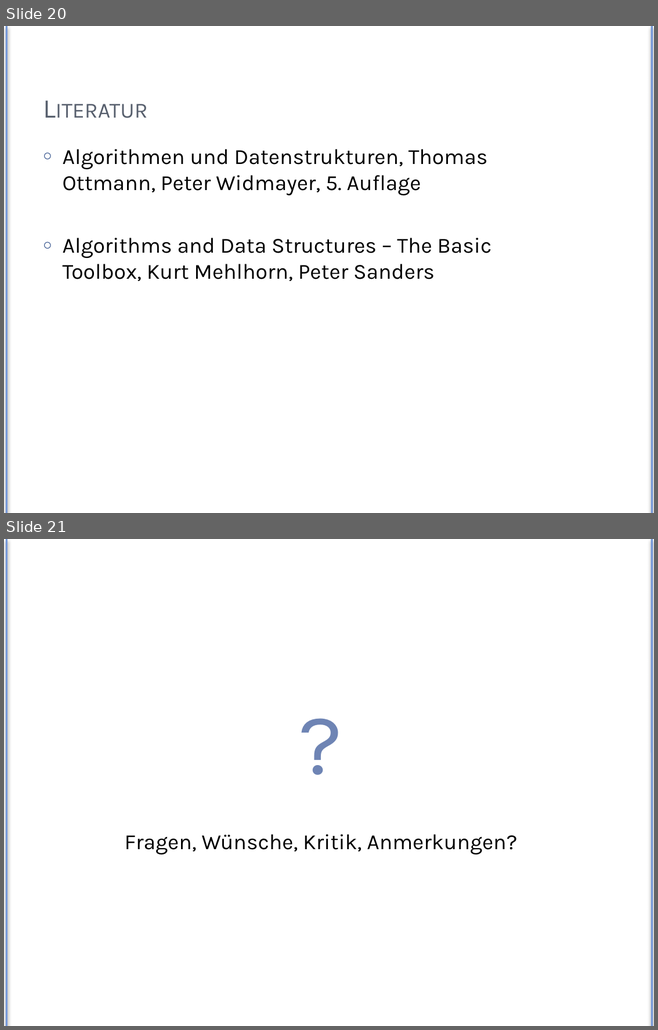
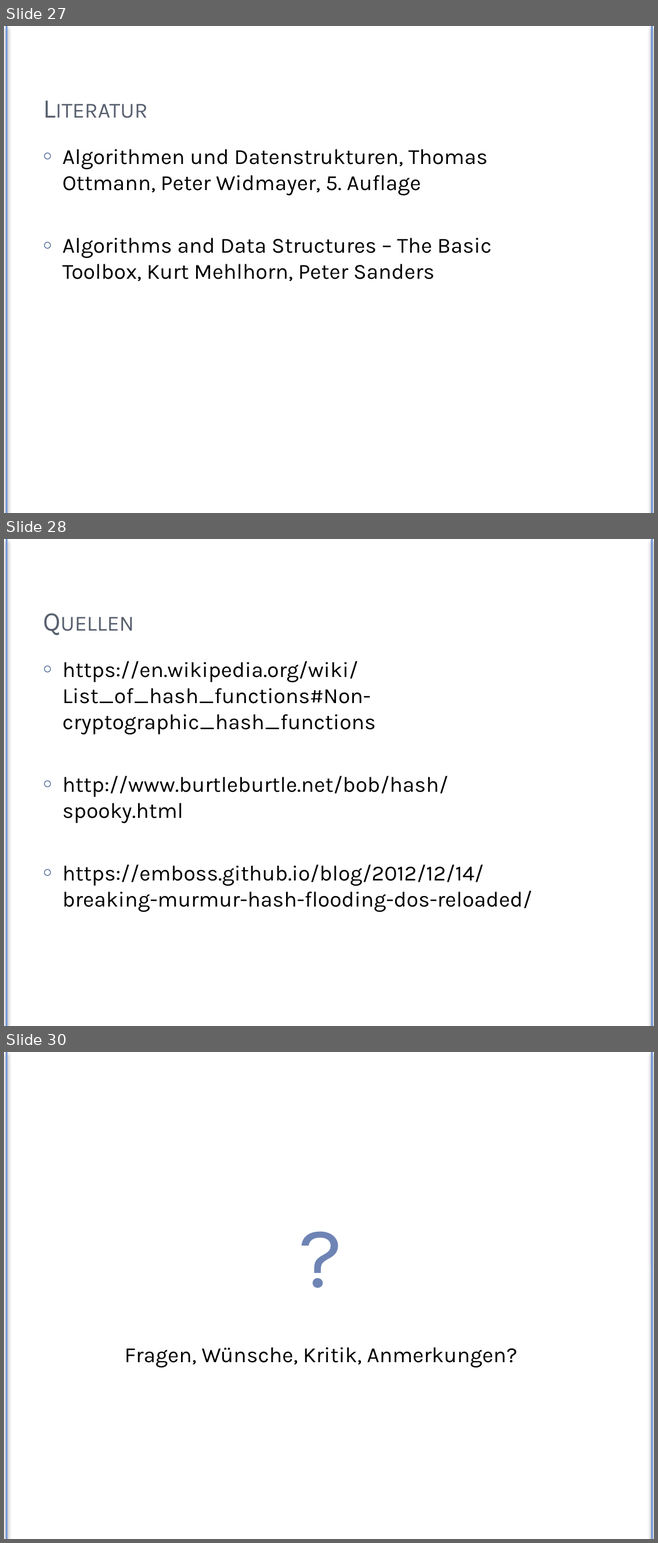
Before and after one commit to Exa-THM/HashTesting, a slide deck: Presentation/exa-hashes.pptx. Shown one above the other, each under a label of ours: slides 20 and 21 before the commit, slides 27, 28 and 30 after it; the slides between them are not shown. The pictures are 658x1030 and 658x1543 pixels, drawn with LibreOffice and Linux fonts; fonts in the diff are those of the drawing. Boxes give left, top, right and bottom in pixels: in the first picture for what was removed or moved away, otherwise in the second. Text is boxed around its words. In the diff, an @@ line names an element or a change of style, - is before the commit and + after.

```diff
--- a/Presentation/exa-hashes.pptx
+++ b/Presentation/exa-hashes.pptx
@@ slide 28 added at box(4, 539, 654, 1026), background #FFFFFF; not listed: 2 template elements that a slide beside it also shows @@
@@ title added at box(36, 559, 567, 640), 30 pt, text #575F6D, small capitals @@
+Quellen
@@ text added at box(63, 661, 532, 913), 24 pt, text #000000 @@
+○ https://en.wikipedia.org/wiki/List_of_hash_functions#Non-cryptographic_hash_functions
+○ http://www.burtleburtle.net/bob/hash/spooky.html
+○ https://emboss.github.io/blog/2012/12/14/breaking-murmur-hash-flooding-dos-reloaded/
@@ what was slide 20 is now slide 27 @@
@@ what was slide 21 is now slide 30 @@
```
Also in this commit, not shown: 15 slides changed, 10 other slides added, 2 slides removed, 4 other files.
